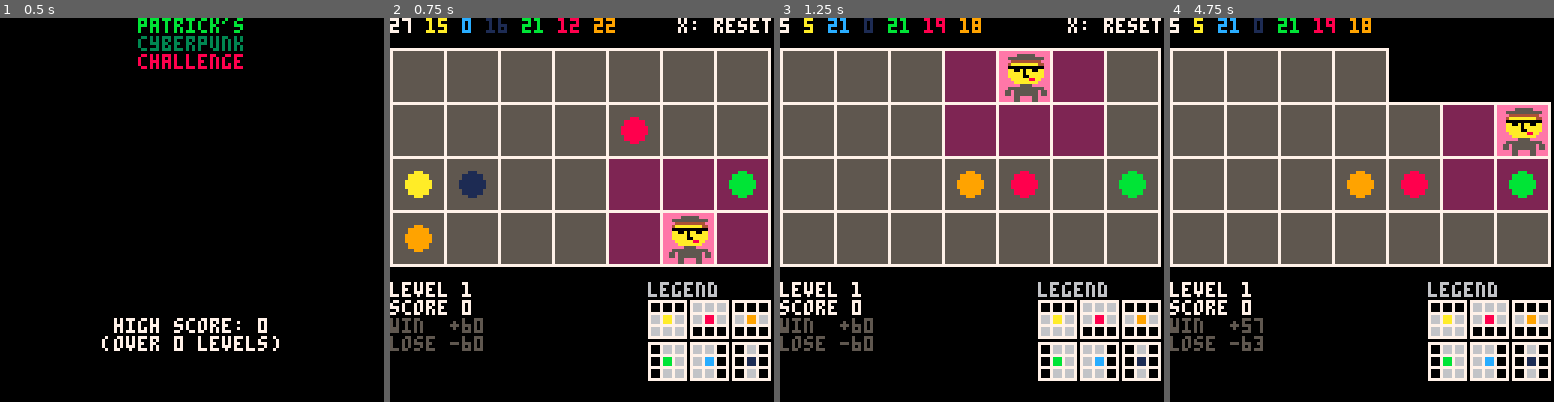
Above: before the commit, frames 1-4 (left to right).
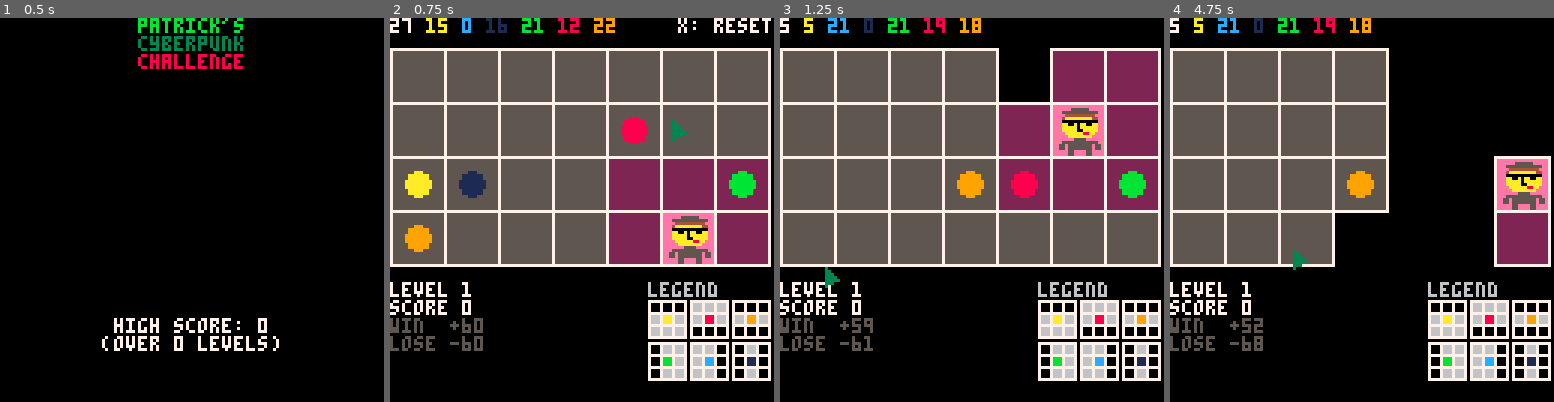
Above: after the commit, the same moments.

Repository: tobiasvl/patrick
Game: PICO-8 cartridge patrick.p8
Same seed, same stepped clock (60 frames per second), same inputs: the game is played once before the commit and once after it.
Inputs (mouse positions are in pixels of both pictures, inside the frame that each line leads up to):
- Up to frame 1 (0.5 s): tap X (X key) at 0.33 s
- Up to frame 2 (0.75 s): click (670, 121) at 0.67 s; tap O (Z key) at 0.7 s
- Up to frame 3 (1.25 s): tap X (X key) at 1.07 s; click (826, 267) at 1.22 s
- Up to frame 4 (4.75 s): hold Right 1.6-2.1 s; tap O (Z key) every 0.4 s from 1.7 to 4.5 s; click (1277, 114) at 1.77 s; tap X (X key) at 1.85, 2.97, 4.08 s; hold Up 2.15-2.42 s; click (1342, 259) at 2.32 s; hold Right 2.47-3.03 s; click (1404, 106) at 2.87 s; hold Left 3.08-3.58 s; click (1465, 256) at 3.42 s; hold Down 3.63-3.97 s; click (1231, 102) at 3.97 s; hold Right 4.02-4.68 s; click (1292, 248) at 4.52 s; hold Up from 4.73 s (still down)

Frame 1 is identical in both runs. In frame 2, 0.1% of the frame differs, in the area x 73-78%, y 26-33%; in frame 3, 16%; in frame 4, 19%, in the area x 21-100%, y 21-86%.

Commit message:
Mouse support

Diff:
--- a/patrick.p8
+++ b/patrick.p8
@@ -15,8 +15,10 @@
   mode=modes.title_screen
   score=0
   run=0
+  last_mouse=0
   cartdata("tobiasvl_patrick")
   init_board()
+  poke(0x5f2d,1)
 end
 
 keys={
@@ -28,6 +30,10 @@
 
 function _update()
   local button=btnp()
+  local mouse=stat(34)==1
+  local temp_mouse=mouse
+  mouse=mouse!=last_mouse and mouse or false
+  last_mouse=temp_mouse
   if mode==modes.title_screen then
     if (button==0x10) init_board() mode=modes.play
   elseif mode==modes.play then
@@ -37,18 +43,25 @@
     elseif get_tile(patrick.x-1,patrick.y)==-1 and get_tile(patrick.x+1,patrick.y)==-1 and get_tile(patrick.x-1,patrick …(220 unchanged characters)…
       mode=modes.game_over
     end
-    local new_highlight={}
+    new_highlight={}
     new_highlight.x,new_highlight.y=highlight.x,highlight.y
-    for mask in all({1,2,4,8}) do
-      if band(button,mask)!=0 then
-        new_highlight.x,new_highlight.y=keys[mask](new_highlight.x,new_highlight.y)
-      end
+    if button!=0 then
+      for mask in all({1,2,4,8}) do
+        if band(button,mask)!=0 then
+          new_highlight.x,new_highlight.y=keys[mask](new_highlight.x,new_highlight.y)
+        end
+      end
+    else
+      local x,y=ceil(stat(32)/18),ceil((stat(33)-10)/18)
+      new_highlight.x=(x==patrick.x-1 or x==patrick.x or x==patrick.x+1) and x or 0
+      new_highlight.y=(y==patrick.y-1 or y==patrick.y or y==patrick.y+1) and y or 0
     end
     if get_tile(new_highlight.x,new_highlight.y)>=0 then
       highlight=new_highlight
     end
-    if button==0x10 and not (highlight.x==patrick.x and highlight.y==patrick.y) then
+    if (button==0x10 or mouse) and not (highlight.x==patrick.x and highlight.y==patrick.y) then
       steps+=1
+      mouse=false
       destroy_tile(patrick.x,patrick.y)
       patrick.x,patrick.y=highlight.x,highlight.y
       local tile=get_tile(highlight.x,highlight.y)
@@ -77,20 +90,22 @@
       end
     end
   elseif mode==modes.win then
-    if btnp(4) then
+    if btnp(4) or mouse then
       score+=60-steps
       run+=1
       if (score>high_score) dset(1,score) dset(2,run)
       init_board()
       mode=modes.play
+      mouse=false
     end
   elseif mode==modes.game_over then
-    if btnp(4) then
+    if btnp(4) or mouse then
       score=max(0,score-60+steps)
       run+=1
       if (score>high_score) dset(1,score) dset(2,run)
       init_board()
       mode=modes.play
+      mouse=false
     end
   end
 end
@@ -106,7 +121,7 @@
     cursor(0,100)
     center("high score: "..high_score,7)
     center("(over "..high_run.." levels)",7)
-  elseif mode==modes.play then
+  elseif mode==modes.play or mode==modes.win or mode==modes.game_over then
     cls()
     local x=0
     print(balls[1][2],x,0,balls[1][1])
@@ -161,12 +176,18 @@
     spr(9,100,108,2,2)
     spr(32,114,94,2,2)
     spr(13,114,108,2,2)
-  elseif mode==modes.win then
+    spr(36,stat(32),stat(33))
+  end
+  if mode==modes.win then
     print("z: next",128-(7*4),0,7)
     print("score "..score,0,94,5)
     print("win  +"..60-steps,0,100,11)
     print("score="..score+(60-steps),0,114,7)
   elseif mode==modes.game_over then
+    print("z: next",128-(7*4),0,7)
+    print("score "..score,0,94,5)
+    print("lose -"..60+steps,0,106,8)
+    print("score="..max(0,score-(60+steps)),0,114,7)
     if patrick.x==1 then
       spr(34,(18*(patrick.x-2))+32,10+(18*(patrick.y-2))+9,2,2,true)
       print("oh\nno",(18*(patrick.x-2))+36,10+(18*(patrick.y-2))+10,0)
@@ -174,10 +195,6 @@
       spr(34,(18*(patrick.x-2))+9,10+(18*(patrick.y-2))+9,2,2)
       print("oh\nno",(18*(patrick.x-2))+13,10+(18*(patrick.y-2))+10,0)
     end
-    print("z: next",128-(7*4),0,7)
-    print("score "..score,0,94,5)
-    print("lose -"..60+steps,0,106,8)
-    print("score="..max(0,score-(60+steps)),0,114,7)
   end
 end
 
@@ -259,13 +276,13 @@
 00000000655655555555655663363333333363360000000000000000000000000000000000000000000000000000000000000000000000000000000000000000
 00000000666655666655666666663366663366660000000000000000000000000000000000000000000000000000000000000000000000000000000000000000
 00000000666655666655666666663366663366660000000000000000000000000000000000000000000000000000000000000000000000000000000000000000
-77777777777770000777777777777770000000000000000000000000000000000000000000000000000000000000000000000000000000000000000000000000
-70007000700070007777777777777777000000000000000000000000000000000000000000000000000000000000000000000000000000000000000000000000
-70007000700070007777777777777777000000000000000000000000000000000000000000000000000000000000000000000000000000000000000000000000
-70007000700070007777777777777777000000000000000000000000000000000000000000000000000000000000000000000000000000000000000000000000
-77777777777770007777777777777777000000000000000000000000000000000000000000000000000000000000000000000000000000000000000000000000
-76667999766670007777777777777777000000000000000000000000000000000000000000000000000000000000000000000000000000000000000000000000
-76667999766670007777777777777777000000000000000000000000000000000000000000000000000000000000000000000000000000000000000000000000
+77777777777770000777777777777770300000000000000000000000000000000000000000000000000000000000000000000000000000000000000000000000
+70007000700070007777777777777777330000000000000000000000000000000000000000000000000000000000000000000000000000000000000000000000
+70007000700070007777777777777777333000000000000000000000000000000000000000000000000000000000000000000000000000000000000000000000
+70007000700070007777777777777777333300000000000000000000000000000000000000000000000000000000000000000000000000000000000000000000
+77777777777770007777777777777777333330000000000000000000000000000000000000000000000000000000000000000000000000000000000000000000
+76667999766670007777777777777777333000000000000000000000000000000000000000000000000000000000000000000000000000000000000000000000
+76667999766670007777777777777777300000000000000000000000000000000000000000000000000000000000000000000000000000000000000000000000
 76667999766670007777777777777777000000000000000000000000000000000000000000000000000000000000000000000000000000000000000000000000
 77777777777770007777777777777777000000000000000000000000000000000000000000000000000000000000000000000000000000000000000000000000
 70007000700070007777777777777777000000000000000000000000000000000000000000000000000000000000000000000000000000000000000000000000
